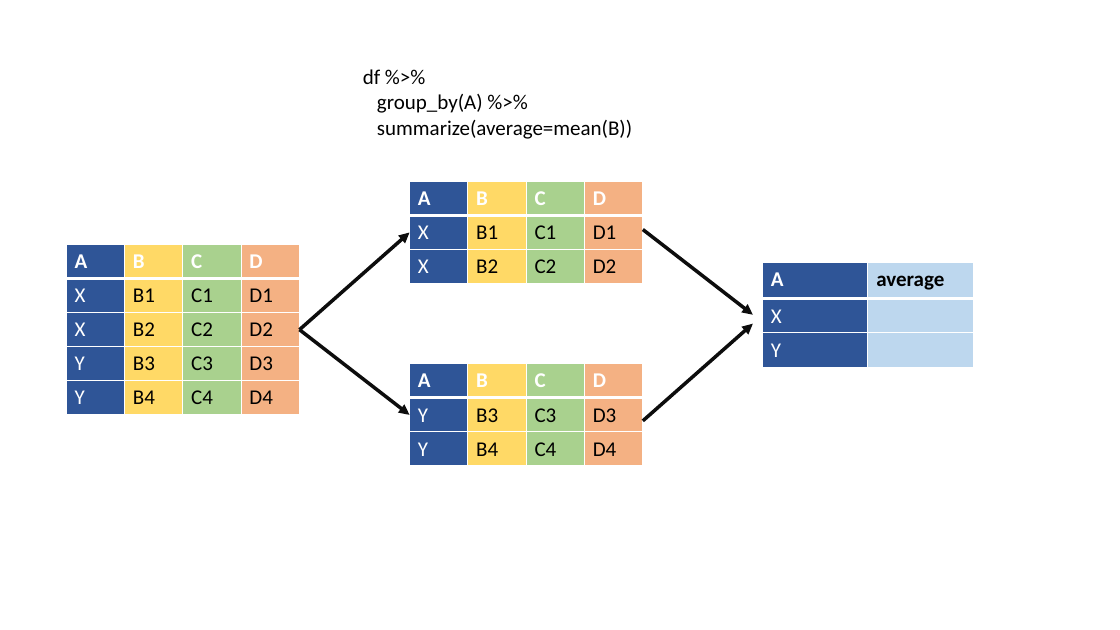
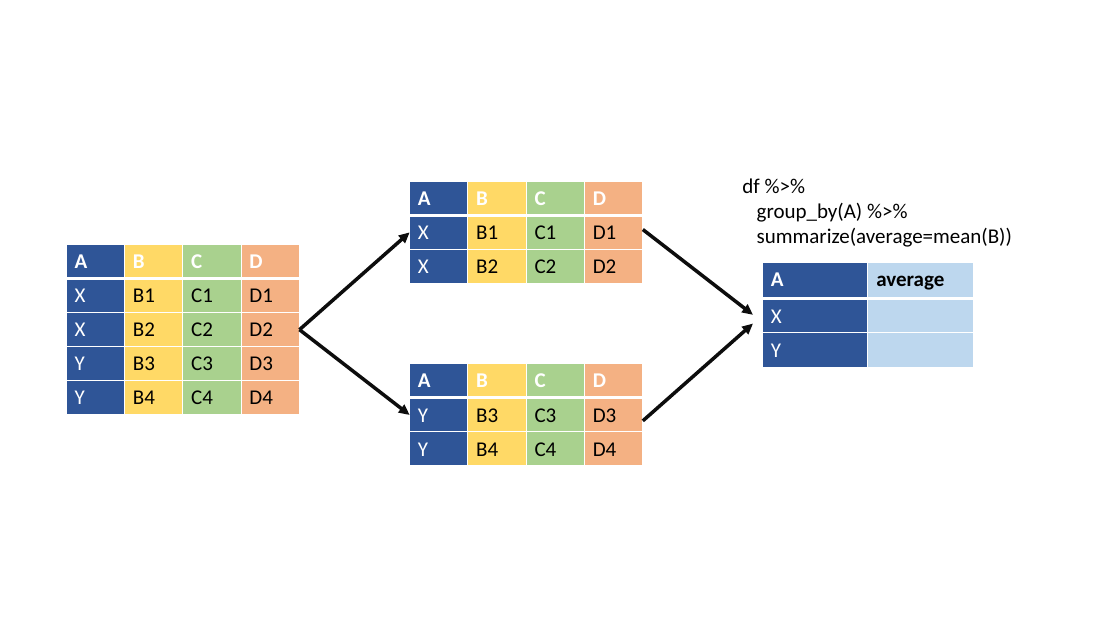
Before and after one commit to Diego-Ibarra/biol3782, a slide deck: slide 11 of week5/Lab 5 figures.pptx. Drawn at 1120x630 pixels with LibreOffice and Linux fonts; fonts in the diff are those of the drawing. Boxes give left, top, right and bottom in pixels: in the first picture for what was removed or moved away, otherwise in the second. Text is boxed around its words. In the diff, an @@ line names an element or a change of style, - is before the commit and + after.

```diff
--- a/week5/Lab 5 figures.pptx
+++ b/week5/Lab 5 figures.pptx
@@ text "df %>%": place and size @@
-text "df %>%" at box(363, 69, 632, 139)
+text "df %>%" at box(742, 178, 1012, 247)
```
Also in this commit, not shown: 2 other slides changed, 10 other files.
